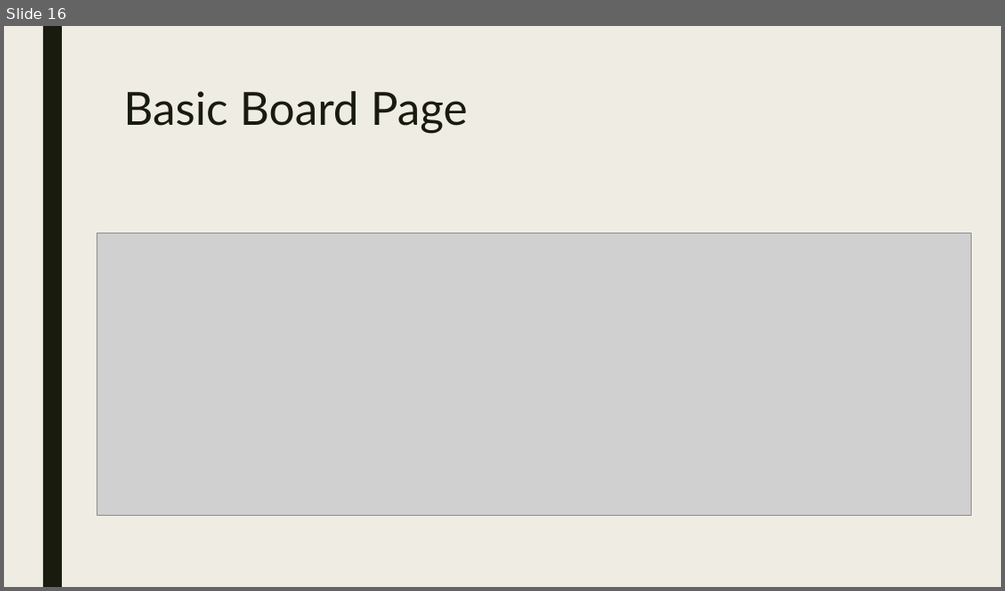
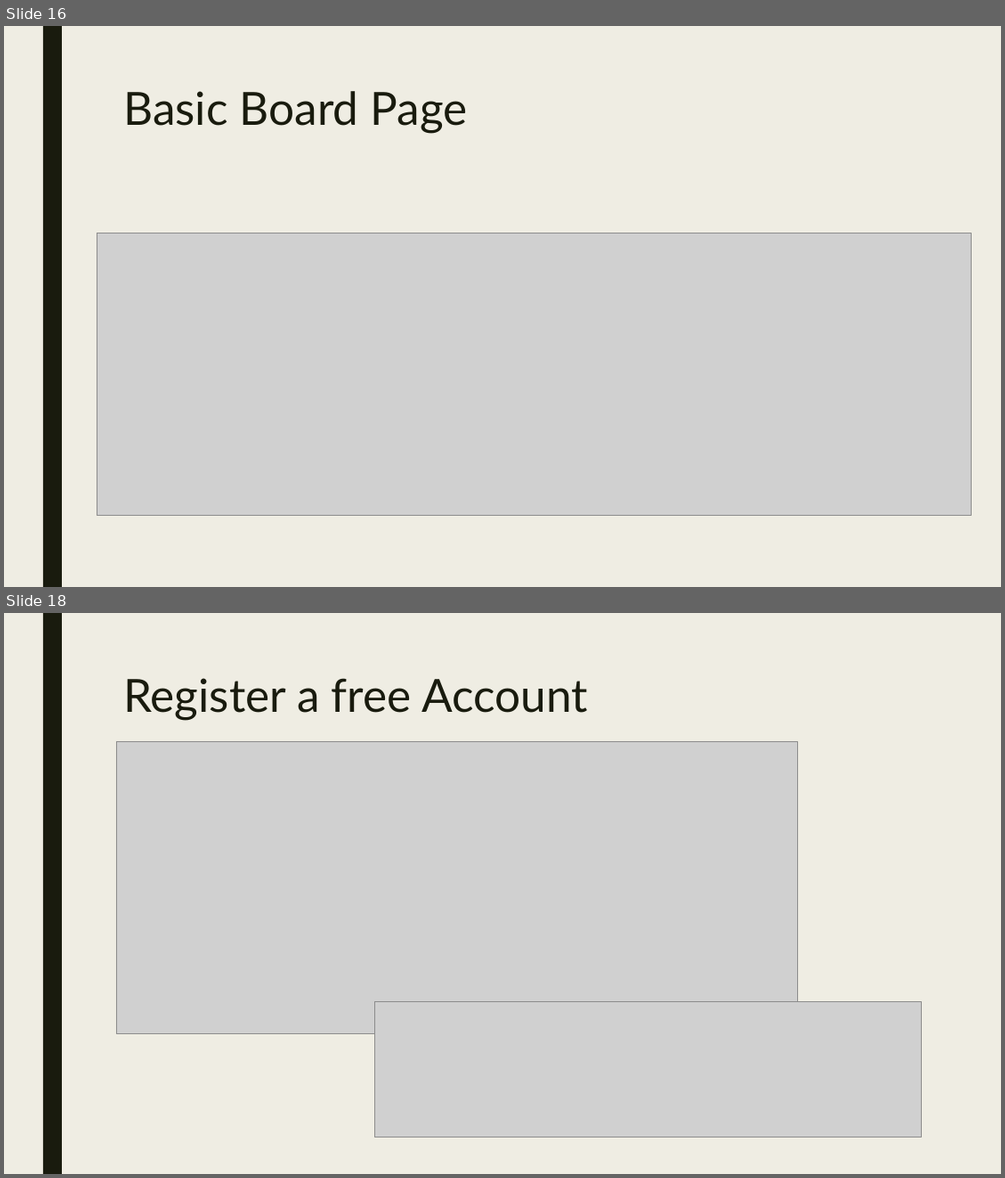
Before and after one commit to RforOperations2018/Class_2, a slide deck: Class 6.pptx. Shown one above the other, each under a label of ours: slide 16 before the commit, slides 16 and 18 after it; the slides between them are not shown. The pictures are 1005x591 and 1005x1178 pixels, drawn with LibreOffice and Linux fonts; fonts in the diff are those of the drawing; grey boxes stand for pictures. Boxes give left, top, right and bottom in pixels: in the first picture for what was removed or moved away, otherwise in the second. Text is boxed around its words. In the diff, an @@ line names an element or a change of style, - is before the commit and + after.

```diff
--- a/Class 6.pptx
+++ b/Class 6.pptx
@@ slide 18 added at bbox=[4, 613, 1001, 1174], background #EFEDE3; not listed: 1 template element that a slide beside it also shows @@
@@ title added at bbox=[123, 678, 588, 720], 44 pt, text #191B0E @@
+Register a free Account
@@ picture added at bbox=[116, 741, 798, 1034] @@
@@ picture added at bbox=[375, 1001, 922, 1136] @@
```
Also in this commit, not shown: 3 other slides added.
